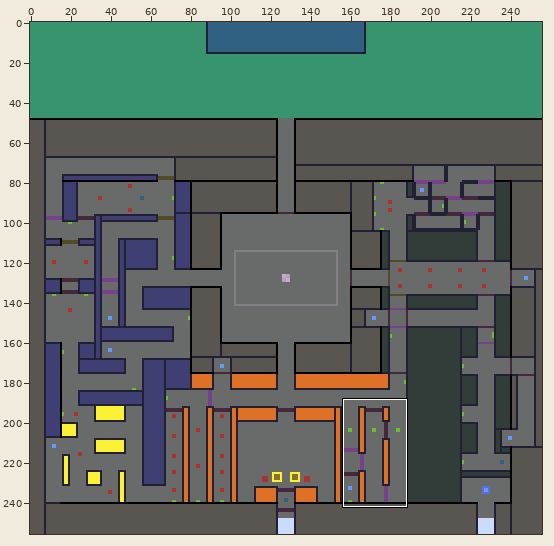
A sprite sheet gets an edit: Assets/Sprite-Map(v0.1).png. Above: a wide view before the commit, with the close-up outlined.
Close-up. The starting point:
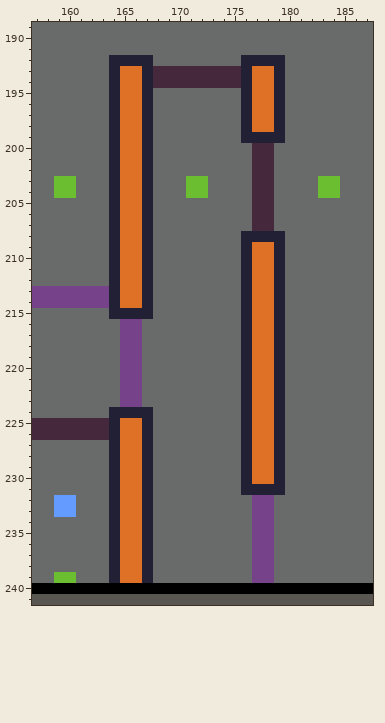
The file is 256x256 pixels. Colours within 5 levels of each other are drawn and written as one. Shown: x 157..187, y 189..241.
And afterwards:
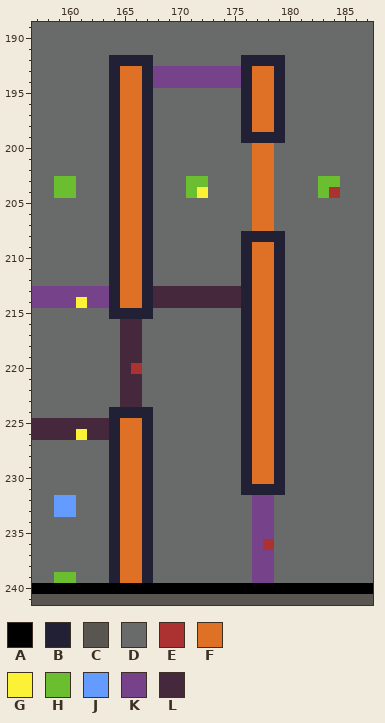
Palette (. is transparent): A #000000  B #222034  C #595652  D #696a6a  E #ac3232  F #df7126  G #fbf236  H #6abe30  J #639bff  K #76428a  L #45283c
Changes in this commit:
@@ x 166..177 @@
 192 BBDDDDDDDDBB
-193 FBLLLLLLLLBF
-194 FBLLLLLLLLBF
+193 FBKKKKKKKKBF
+194 FBKKKKKKKKBF
 195 FBDDDDDDDDBF
@@ x 170..186 @@
 199 DDDDDDBBBBDDDDDDD
-200 DDDDDDDLLDDDDDDDD
-201 DDDDDDDLLDDDDDDDD
-202 DDDDDDDLLDDDDDDDD
-203 DHHDDDDLLDDDDHHDD
-204 DHHDDDDLLDDDDHHDD
-205 DDDDDDDLLDDDDDDDD
-206 DDDDDDDLLDDDDDDDD
-207 DDDDDDDLLDDDDDDDD
+200 DDDDDDDFFDDDDDDDD
+201 DDDDDDDFFDDDDDDDD
+202 DDDDDDDFFDDDDDDDD
+203 DHHDDDDFFDDDDHHDD
+204 DHGDDDDFFDDDDHEDD
+205 DDDDDDDFFDDDDDDDD
+206 DDDDDDDFFDDDDDDDD
+207 DDDDDDDFFDDDDDDDD
 208 DDDDDDBBBBDDDDDDD
@@ x 159..177 @@
 212 DDDDDBFFBDDDDDDDDBF
-213 KKKKKBFFBDDDDDDDDBF
-214 KKKKKBFFBDDDDDDDDBF
+213 KKKKKBFFBLLLLLLLLBF
+214 KKGKKBFFBLLLLLLLLBF
 215 DDDDDBBBBDDDDDDDDBF
-216 DDDDDDKKDDDDDDDDDBF
-217 DDDDDDKKDDDDDDDDDBF
-218 DDDDDDKKDDDDDDDDDBF
-219 DDDDDDKKDDDDDDDDDBF
-220 DDDDDDKKDDDDDDDDDBF
-221 DDDDDDKKDDDDDDDDDBF
-222 DDDDDDKKDDDDDDDDDBF
-223 DDDDDDKKDDDDDDDDDBF
+216 DDDDDDLLDDDDDDDDDBF
+217 DDDDDDLLDDDDDDDDDBF
+218 DDDDDDLLDDDDDDDDDBF
+219 DDDDDDLLDDDDDDDDDBF
+220 DDDDDDLEDDDDDDDDDBF
+221 DDDDDDLLDDDDDDDDDBF
+222 DDDDDDLLDDDDDDDDDBF
+223 DDDDDDLLDDDDDDDDDBF
 224 DDDDDBBBBDDDDDDDDBF
 225 LLLLLBFFBDDDDDDDDBF
-226 LLLLLBFFBDDDDDDDDBF
+226 LLGLLBFFBDDDDDDDDBF
 227 DDDDDBFFBDDDDDDDDBF
@@ x 176..180 @@
 235 DKKDD
-236 DKKDD
+236 DKEDD
 237 DKKDD
Boxes around the changes in both close-ups, in picture pixels (x1, y1, x2, y2):
changed: (153, 66, 241, 88)
changed: (197, 143, 274, 231)
changed: (329, 187, 340, 198)
changed: (76, 286, 241, 440)
changed: (263, 539, 274, 550)
